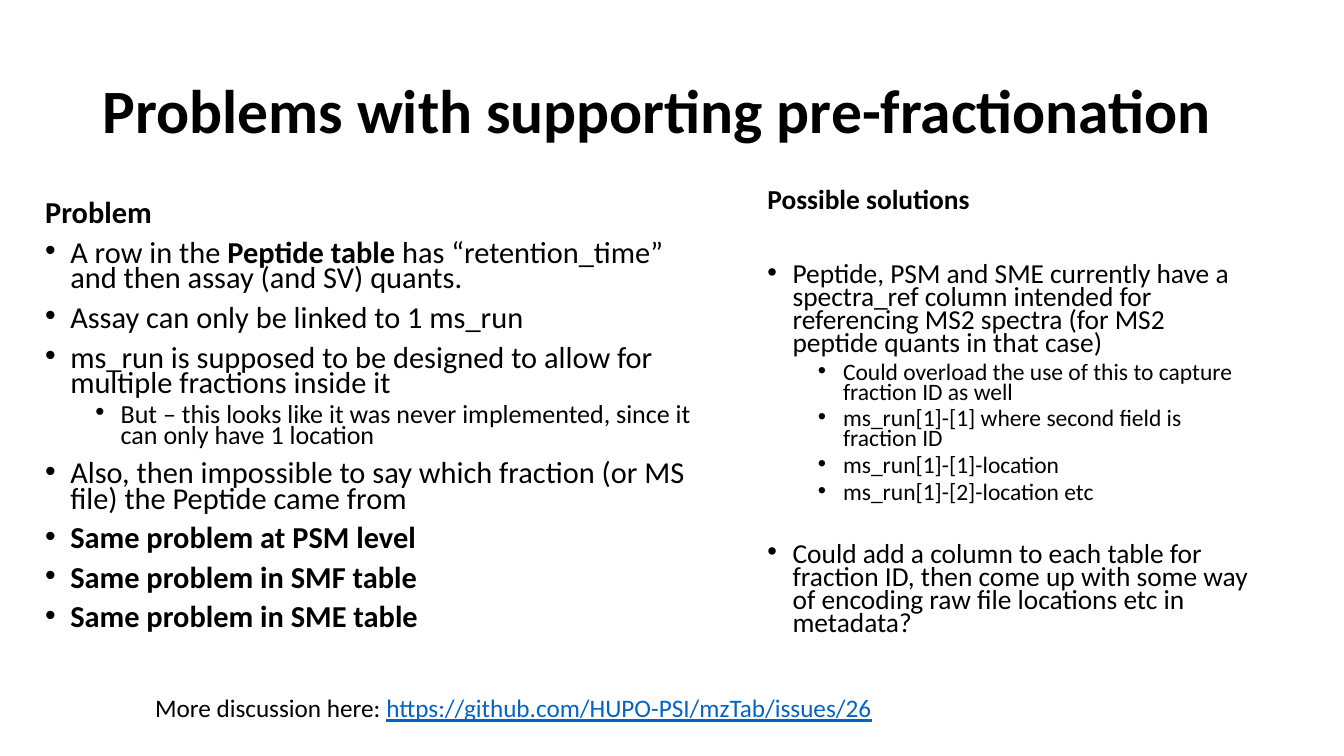
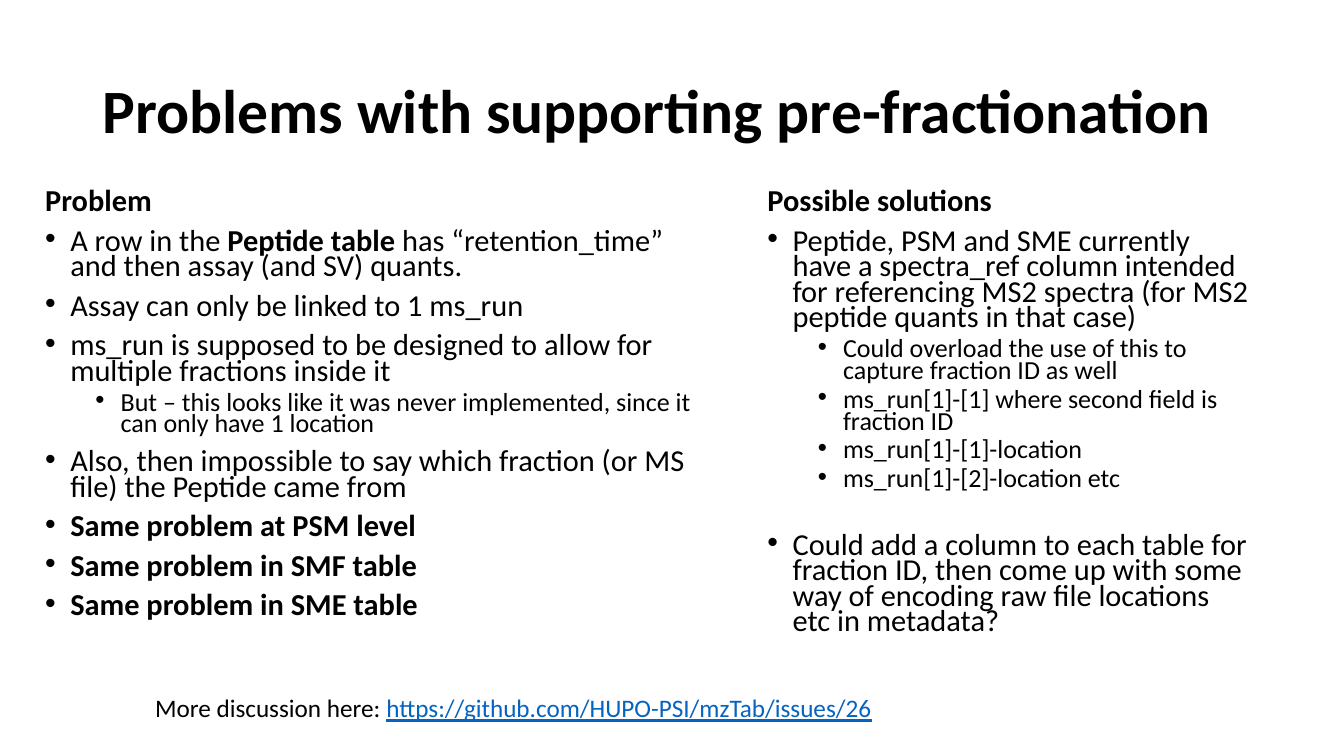
Before and after one commit to HUPO-PSI/mzTab, a slide deck: slide 15 of specification_document/1_1_draft_specs/Version11_design_considerations.pptx (slide 10 before the commit). Drawn at 1344x756 pixels with LibreOffice and Linux fonts; fonts in the diff are those of the drawing. Boxes give left, top, right and bottom in pixels: in the first picture for what was removed or moved away, otherwise in the second. Text is boxed around its words. In the diff, an @@ line names an element or a change of style, - is before the commit and + after.

```diff
--- a/specification_document/1_1_draft_specs/Version11_design_considerations.pptx
+++ b/specification_document/1_1_draft_specs/Version11_design_considerations.pptx
@@ text "Problem": place and size @@
-text "Problem" at (45,201,691,632)
+text "Problem" at (45,189,691,620)
@@ text "Possible solutions" at (767,189,1248,632): size 19.6 to 21.7 pt in "Possible solutions", "Peptide, PSM and SME currently have a ...", "Could add a column to each table ..."; size 16.8 to 18.6 pt in "Could overload the use of this to ...", "ms_run[1]-[1] where second field is fraction ID", "ms_run[1]-[1]-location", "ms_run[1]-[2]-location etc" @@
```
Also in this commit, not shown: 3 other slides changed, 6 slides added.
